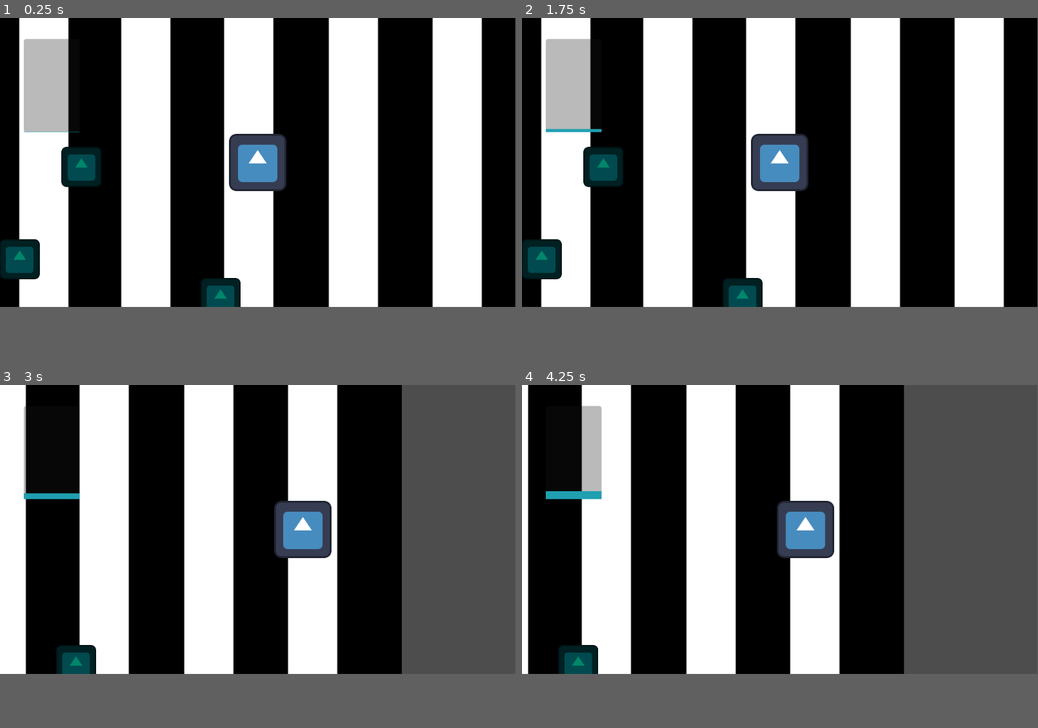
Above: before the commit, frames 1-4 (two rows, left to right).
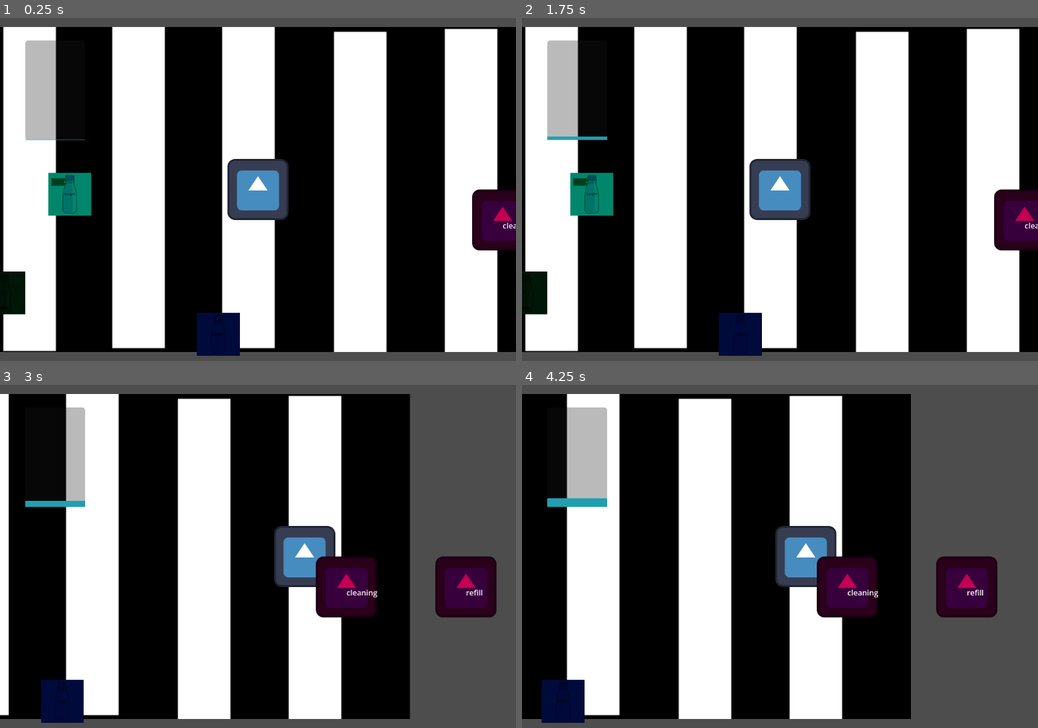
Above: after the commit, the same moments.

Repository: thisotherguyalso/KAILOG-Game
Game: Godot game, scene res://main.tscn
The game is run twice, just before and just after one commit, with the same random seed, the same clock (stepped at 60 frames per second) and the same inputs. The engine's default icon, where the game draws it, is replaced by a stand-in: a white triangle on a blue panel in a dark square.
Inputs (mouse positions are in pixels of both pictures, inside the frame that each line leads up to):
- Up to frame 1 (0.25 s): no input
- Up to frame 2 (1.75 s): tap Enter at 0.5 s; drag from (661, 278) to (604, 165) at 0.52 s; drag from (718, 278) to (604, 165) at 1.27 s
- Up to frame 3 (3 s): tap Space at 2 s; move the mouse to (258, 645) at 2.02 s; hold Right (ui_right) 2.03-2.75 s; hold Shift (sprint) 2.03-2.75 s; click (258, 645) at 2.17 s; drag from (314, 645) to (103, 484) at 2.77 s
- Up to frame 4 (4.25 s): drag from (898, 645) to (578, 662) at 3.52 s
In our replay, the window is 799x449 before the commit and 800x533 after it. These sizes can differ from the game's own. Grey fills any space a smaller window leaves; there, only what the larger window draws over its background counts as a difference.

The runs differ from the first frame. In frame 1, 34% of the frame differs, in the area x 0-100%, y 0-100%; in frame 2, 34%; in frame 3, 30%; in frame 4, 29%.

Commit message:
Added Stations and station logic

Diff:
--- a/kailog-demo/Items/item_container.gd
+++ b/kailog-demo/Items/item_container.gd
@@ -1,36 +1,89 @@
-class_name ItemContainer extends Item
+class_name ItemContainer
+extends Item
 
 enum ContainerState {
 	BOUGHT,
 	CLEAN,
 	DIRTY,
-	REFILLED
+	REFILLED,
 }
 
 ## The contents of the container. An empty string if nothing.
 @export var contents: String = ""
 ## The state of the container.
-@export var state: ContainerState = ContainerState.BOUGHT
-## The selling price when the container is clean
+@export var state: ContainerState = ContainerState.BOUGHT:
+	set(value):
+		state = value
+		_update_visuals()
+
 @export var sell_price_clean: float = 10.0
-## The selling price when the container is dirty
 @export var sell_price_dirty: float = 5.0
 
-## Returns the selling price of the container based on the state.
+## Per-state icons (shown in inventory). Falls back to base `icon` if not set.
+@export_group("State Visuals")
+@export var icon_bought: Texture2D
+@export var icon_clean: Texture2D
+@export var icon_dirty: Texture2D
+@export var icon_refilled: Texture2D
+
+## Per-state world sprites. Falls back to base `sprite` if not set.
+@export var sprite_bought: Texture2D
+@export var sprite_clean: Texture2D
+@export var sprite_dirty: Texture2D
+@export var sprite_refilled: Texture2D
+
+# ── Visuals ──────────────────────────────────────────────────────────────────
+
+func _update_visuals() -> void:
+	icon = get_icon_for_state(state)
+	sprite = get_sprite_for_state(state)
+
+
+func get_icon_for_state(s: ContainerState) -> Texture2D:
+	var tex: Texture2D = _state_icon(s)
+	return tex if tex else icon
+
+
+func get_sprite_for_state(s: ContainerState) -> Texture2D:
+	var tex: Texture2D = _state_sprite(s)
+	return tex if tex else sprite
+
+
+func _state_icon(s: ContainerState) -> Texture2D:
+	match s:
+		ContainerState.BOUGHT:   return icon_bought
+		ContainerState.CLEAN:    return icon_clean
+		ContainerState.DIRTY:    return icon_dirty
+		ContainerState.REFILLED: return icon_refilled
+	return null
+
+
+func _state_sprite(s: ContainerState) -> Texture2D:
+	match s:
+		ContainerState.BOUGHT:   return sprite_bought
+		ContainerState.CLEAN:    return sprite_clean
+		ContainerState.DIRTY:    return sprite_dirty
+		ContainerState.REFILLED: return sprite_refilled
+	return null
+
+
+# ── Price ────────────────────────────────────────────────────────────────────
+
 func get_sell_price() -> float:
 	match state:
 		ContainerState.CLEAN, ContainerState.BOUGHT, ContainerState.REFILLED:
 			return sell_price_clean
 		ContainerState.DIRTY:
 			return sell_price_dirty
-		_:
-			return 0.0
+	return 0.0
 
-## Changes the state of the container to clean.
+
+# ── State changes ────────────────────────────────────────────────────────────
+
 func clean() -> void:
 	state = ContainerState.CLEAN
 
-## Changes the contents of the container.
+
 func refill(new_contents: String) -> void:
 	if state == ContainerState.CLEAN:
 		contents = new_contents
--- a/kailog-demo/Items/pickup_item.gd
+++ b/kailog-demo/Items/pickup_item.gd
@@ -1,14 +1,24 @@
-extends Area2D
+class_name PickupItem extends Area2D
 
 @export var item: Item
 
 func _ready():
+	if item is ItemContainer:
+		item._update_visuals()
 	$Sprite2D.texture = item.sprite
+	_notify_nearby_stations()
 
-
-## TODO: Give the player the item resource
 ## TODO: Don't immediately give it. there should be a button that allows the player to chooose if theyre gonna get it or not
 func _on_body_entered(body: Player) -> void:
 	if body.inventory.add_item(item):
 		print("Trash Collected")
 		queue_free()
+
+func get_item() -> Item:
+	return item
+
+func _notify_nearby_stations() -> void:
+	await get_tree().physics_frame
+	for area in get_overlapping_areas():
+		if area is Station:
+			area.check_for_overlapping_pickups()
--- a/kailog-demo/Items/pickup_item.tscn
+++ b/kailog-demo/Items/pickup_item.tscn
@@ -2,14 +2,24 @@
 
 [ext_resource type="Script" uid="uid://i0psuntsaij7" path="res://Items/pickup_item.gd" id="1_2vssv"]
 [ext_resource type="Script" uid="uid://cq05cnjdmwdea" path="res://Items/item_container.gd" id="1_t2k4s"]
+[ext_resource type="Texture2D" uid="uid://cvlevy7h0pa3c" path="res://Sprite/Bottle/bottle_bought.png" id="2_mx0qn"]
 [ext_resource type="Texture2D" uid="uid://blpwy0wf60sa8" path="res://Sprite/icon.svg" id="3_eaqdd"]
+[ext_resource type="Texture2D" uid="uid://g15cojoxw1lh" path="res://Sprite/Bottle/bottle_clean.png" id="3_uvhwl"]
+[ext_resource type="Texture2D" uid="uid://dvb76mf62aqm2" path="res://Sprite/Bottle/bottle_dirty.png" id="4_sm0wa"]
+[ext_resource type="Texture2D" uid="uid://bs4cf82pu7qla" path="res://Sprite/Bottle/bottle_refilled.png" id="5_aqxjh"]
 
-[sub_resource type="Resource" id="Resource_ypqt7"]
+[sub_resource type="Resource" id="Resource_eaqdd"]
 script = ExtResource("1_t2k4s")
 contents = "Water"
+icon_bought = ExtResource("2_mx0qn")
+icon_clean = ExtResource("3_uvhwl")
+icon_dirty = ExtResource("4_sm0wa")
+icon_refilled = ExtResource("5_aqxjh")
+sprite_bought = ExtResource("2_mx0qn")
+sprite_clean = ExtResource("3_uvhwl")
+sprite_dirty = ExtResource("4_sm0wa")
+sprite_refilled = ExtResource("5_aqxjh")
 item_name = "Bottle"
-icon = ExtResource("3_eaqdd")
-sprite = ExtResource("3_eaqdd")
 metadata/_custom_type_script = "uid://cq05cnjdmwdea"
 
 [sub_resource type="CircleShape2D" id="CircleShape2D_t2k4s"]
@@ -17,9 +27,9 @@
 
 [node name="PickupItem" type="Area2D" unique_id=234542647]
 collision_layer = 4
-collision_mask = 2
+collision_mask = 10
 script = ExtResource("1_2vssv")
-item = SubResource("Resource_ypqt7")
+item = SubResource("Resource_eaqdd")
 
 [node name="CollisionShape2D" type="CollisionShape2D" parent="." unique_id=379439190]
 position = Vector2(2, -3)
--- a/kailog-demo/Player/flood.gd
+++ b/kailog-demo/Player/flood.gd
@@ -1,26 +1,26 @@
-class_name PlayerUI
 extends Control
 
-@onready var flood_bar: ProgressBar = $FloodBar
-@onready var inventory_grid: InventoryGrid = $InventoryGrid
+@onready var flood_bar: ProgressBar = $ProgressBar
 
-var player: Player
+# variables for the flood bar
+var flood: float = 0.0
+var max_flood: float = 100.0
+var flood_rate: float = 2.0
 
-func _ready():
-	player = owner
+func _ready() -> void:
+	update_flood_bar()
 
-## Called by InventoryGrid when a drag ends outside any slot.
-## Spawns the item as a pickup in the world.
-func handle_world_drop(item: Item, screen_pos: Vector2) -> void:
-	var world_pos := _screen_to_world(screen_pos)
-	_spawn_pickup(item, world_pos)
-	player.inventory.remove_item(item)
+func _process(delta: float) -> void:
+	if flood < max_flood:
+		flooding(delta)
 
-func _screen_to_world(screen_pos: Vector2) -> Vector2:
-	return player.get_canvas_transform().affine_inverse() * screen_pos
+# updates the flood bar
+func update_flood_bar() -> void:
+	flood_bar.value = flood
 
-func _spawn_pickup(item: Item, world_pos: Vector2) -> void:
-	var pickup := preload("res://Items/pickup_item.tscn").instantiate()
-	pickup.item = item
-	pickup.global_position = world_pos
-	player.get_parent().add_child(pickup)
+# increases the flood bar every second
+func flooding(delta) -> void:
+	flood += flood_rate * delta
+	flood = min(flood, max_flood)
+
+	update_flood_bar()
--- a/kailog-demo/Player/inventory_grid.gd
+++ b/kailog-demo/Player/inventory_grid.gd
@@ -92,7 +92,7 @@
 
 func _move_floating_icon(pos: Vector2) -> void:
 	if _drag and _drag.floating_icon:
-		_drag.floating_icon.global_position = pos - Vector2(128, 128)
+		_drag.floating_icon.global_position = pos - Vector2(64, 64)
 
 
 func _finish_drag(pos: Vector2) -> void:
--- /dev/null
+++ b/kailog-demo/Player/player_ui.gd
@@ -0,0 +1,30 @@
+class_name PlayerUI
+extends Control
+
+@onready var flood_bar: ProgressBar = $FloodBar
+@onready var inventory_grid: InventoryGrid = $InventoryGrid
+
+var player: Player
+
+
+func _ready():
+	player = owner
+
+
+## Called by InventoryGrid when a drag ends outside any slot.
+## Always spawns a pickup. Stations detect it via area overlap.
+func handle_world_drop(item: Item, screen_pos: Vector2) -> void:
+	var world_pos := _screen_to_world(screen_pos)
+	_spawn_pickup(item, world_pos)
+	player.inventory.remove_item(item)
+
+
+func _screen_to_world(screen_pos: Vector2) -> Vector2:
+	return player.get_canvas_transform().affine_inverse() * screen_pos
+
+
+func _spawn_pickup(item: Item, world_pos: Vector2) -> void:
+	var pickup := preload("res://Items/pickup_item.tscn").instantiate()
+	pickup.item = item
+	pickup.global_position = world_pos
+	player.get_parent().add_child(pickup)
--- a/kailog-demo/Player/player_ui.tscn
+++ b/kailog-demo/Player/player_ui.tscn
@@ -1,6 +1,6 @@
 [gd_scene format=3 uid="uid://brptlm60s6jo5"]
 
-[ext_resource type="Script" uid="uid://p7olyj7apuuu" path="res://Player/flood.gd" id="1_ohrjl"]
+[ext_resource type="Script" uid="uid://b4rsh1fhflpog" path="res://Player/player_ui.gd" id="1_m5vge"]
 [ext_resource type="Script" uid="uid://c5hn1x1ucwovq" path="res://Player/flood_bar.gd" id="2_6noqq"]
 [ext_resource type="Script" uid="uid://b0ou8di157j2c" path="res://Player/inventory_grid.gd" id="3_r1esw"]
 [ext_resource type="Script" uid="uid://cg0yng6eqd2mg" path="res://Player/inventory_slot.gd" id="4_m5vge"]
@@ -15,7 +15,7 @@
 anchor_bottom = 1.0
 grow_horizontal = 2
 grow_vertical = 2
-script = ExtResource("1_ohrjl")
+script = ExtResource("1_m5vge")
 
 [node name="FloodBar" type="ProgressBar" parent="." unique_id=1650831132]
 layout_mode = 0
--- /dev/null
+++ b/kailog-demo/Stations/cleaning_station.gd
@@ -0,0 +1,33 @@
+## Accepts dirty containers, cleans them after a delay, and spews them out.
+class_name CleaningStation
+extends Station
+
+@export var clean_duration: float = 3.0
+
+var _is_busy := false
+
+
+func can_receive(item: Item) -> bool:
+	if _is_busy:
+		return false
+	return item is ItemContainer and item.state == ItemContainer.ContainerState.DIRTY
+
+
+func receive_item(item: Item) -> void:
+	_is_busy = true
+	var container := item as ItemContainer
+
+	# TODO: play cleaning animation / particles.
+	await get_tree().create_timer(clean_duration).timeout
+
+	container.clean()
+	_spawn_pickup(container)
+	_is_busy = false
+	item_processed.emit(container)
+
+
+func _spawn_pickup(item: Item) -> void:
+	var pickup := preload("res://Items/pickup_item.tscn").instantiate()
+	pickup.item = item
+	pickup.global_position = global_position + Vector2(0, 40)
+	get_parent().add_child(pickup)
--- /dev/null
+++ b/kailog-demo/Stations/cleaning_station.tscn
@@ -0,0 +1,14 @@
+[gd_scene format=3 uid="uid://688p861i1tfi"]
+
+[ext_resource type="PackedScene" uid="uid://xtlr2ado4iyg" path="res://Stations/station.tscn" id="1_mqdyq"]
+[ext_resource type="Script" uid="uid://d4bht54jje4cf" path="res://Stations/cleaning_station.gd" id="2_ayto0"]
+
+[node name="CleaningStation" unique_id=1300298490 instance=ExtResource("1_mqdyq")]
+script = ExtResource("2_ayto0")
+clean_duration = 3.0
+
+[node name="Label" type="Label" parent="." index="2" unique_id=769079110]
+offset_right = 40.0
+offset_bottom = 23.0
+text = "cleaning
+"
--- /dev/null
+++ b/kailog-demo/Stations/refill_station.gd
@@ -0,0 +1,43 @@
+## Refills a clean container with this station's contents.
+class_name RefillStation
+extends Station
+
+@export var fill_contents: String = ""
+## Only accept containers whose item_name matches this. Leave empty for any.
+@export var required_container_name: String = ""
+@export var refill_duration: float = 2.0
+
+var _is_busy := false
+
+
+func can_receive(item: Item) -> bool:
+	if _is_busy:
+		return false
+	if not item is ItemContainer:
+		return false
+	var container := item as ItemContainer
+	if container.state != ItemContainer.ContainerState.CLEAN:
+		return false
+	if required_container_name != "" and container.item_name != required_container_name:
+		return false
+	return true
+
+
+func receive_item(item: Item) -> void:
+	_is_busy = true
+	var container := item as ItemContainer
+
+	# TODO: play filling animation.
+	await get_tree().create_timer(refill_duration).timeout
+
+	container.refill(fill_contents)
+	_spawn_pickup(container)
+	_is_busy = false
+	item_processed.emit(container)
+
+
+func _spawn_pickup(item: Item) -> void:
+	var pickup := preload("res://Items/pickup_item.tscn").instantiate()
+	pickup.item = item
+	pickup.global_position = global_position + Vector2(0, 40)
+	get_parent().add_child(pickup)
--- /dev/null
+++ b/kailog-demo/Stations/refill_station.tscn
@@ -0,0 +1,15 @@
+[gd_scene format=3 uid="uid://c2ojepxwqsf0i"]
+
+[ext_resource type="PackedScene" uid="uid://xtlr2ado4iyg" path="res://Stations/station.tscn" id="1_g7uyg"]
+[ext_resource type="Script" uid="uid://b0p6moybyptcp" path="res://Stations/refill_station.gd" id="2_wdgps"]
+
+[node name="RefillStation" unique_id=1300298490 instance=ExtResource("1_g7uyg")]
+script = ExtResource("2_wdgps")
+fill_contents = ""
+required_container_name = ""
+refill_duration = 2.0
+
+[node name="Label" type="Label" parent="." index="2" unique_id=1265903786]
+offset_right = 40.0
+offset_bottom = 23.0
+text = "refill"
--- /dev/null
+++ b/kailog-demo/Stations/shop_station.gd
@@ -0,0 +1,42 @@
+## Combined buy/sell station.
+## - Drop an item onto it → sells the item for money.
+## - Click/tap it → buys the configured item.
+class_name ShopStation
+extends Station
+
+@export var item_for_sale: Item
+@export var buy_price: float = 15.0
+
+
+# ── Selling (pickup lands on station) ────────────────────────────────────────
+
+func can_receive(item: Item) -> bool:
+	return _get_sell_price(item) > 0.0
+
+
+func receive_item(item: Item) -> void:
+	if _nearby_player == null:
+		return
+	var price := _get_sell_price(item)
+	_nearby_player.inventory.money += price
+	# TODO: show floating "+$X" feedback.
+
+
+# ── Buying (click) ───────────────────────────────────────────────────────────
+
+func interact(player: Player) -> void:
+	if item_for_sale == null:
+		return
+	if player.inventory.money < buy_price:
+		# TODO: show "not enough money" feedback.
+		return
+	if player.inventory.add_item(item_for_sale):
+		player.inventory.money -= buy_price
+
+
+# ── Helpers ──────────────────────────────────────────────────────────────────
+
+func _get_sell_price(item: Item) -> float:
+	if item is ItemContainer:
+		return item.get_sell_price()
+	return 0.0
--- /dev/null
+++ b/kailog-demo/Stations/shop_station.tscn
@@ -0,0 +1,14 @@
+[gd_scene format=3 uid="uid://b378nrs2qcsni"]
+
+[ext_resource type="PackedScene" uid="uid://xtlr2ado4iyg" path="res://Stations/station.tscn" id="1_d5fem"]
+[ext_resource type="Script" uid="uid://btxvkhako7h7j" path="res://Stations/shop_station.gd" id="2_bvvwf"]
+
+[node name="ShopStation" unique_id=1300298490 instance=ExtResource("1_d5fem")]
+script = ExtResource("2_bvvwf")
+item_for_sale = null
+buy_price = 15.0
+
+[node name="Label" type="Label" parent="." index="2" unique_id=953993225]
+offset_right = 40.0
+offset_bottom = 23.0
+text = "shop"
--- a/kailog-demo/Stations/station.gd
+++ b/kailog-demo/Stations/station.gd
@@ -1 +1,78 @@
-class_name Station extends Node
+## Base class for all interactable stations.
+##
+## Node structure:
+##   Station (Area2D)           ← this script (layer 4, mask 3)
+##     ├─ Sprite2D
+##     └─ CollisionShape2D
+##
+## PickupItem (Area2D) should be on layer 3 so stations detect it.
+## Stations detect pickups via area_entered. For pickups that spawn
+## already overlapping, PickupItem calls check_for_overlapping_pickups().
+class_name Station
+extends Area2D
+
+signal item_processed(item: Item)
+
+var _nearby_player: Player = null
+
+
+func _ready() -> void:
+	area_entered.connect(_on_area_entered)
+	body_entered.connect(_on_body_entered)
+	body_exited.connect(_on_body_exited)
+
+
+# ── Pickup detection ─────────────────────────────────────────────────────────
+
+## Fires when a pickup moves into the station after spawning elsewhere.
+func _on_area_entered(area: Area2D) -> void:
+	_try_consume(area)
+
+
+## Called by PickupItem for the spawn-on-top case.
+## Needs one physics frame for get_overlapping_areas() to populate.
+func check_for_overlapping_pickups() -> void:
+	await get_tree().physics_frame
+	for area in get_overlapping_areas():
+		if _try_consume(area):
+			return
+
+
+func _try_consume(area: Area2D) -> bool:
+	if not is_instance_valid(area):
+		return false
+	if not area.has_method("get_item"):
+		return false
+	var item: Item = area.get_item()
+	if item == null or not can_receive(item):
+		return false
+	area.queue_free()
+	receive_item(item)
+	return true
+
+
+# ── Virtual methods (override in subclasses) ─────────────────────────────────
+
+func can_receive(_item: Item) -> bool:
+	return false
+
+
+func receive_item(_item: Item) -> void:
+	pass
+
+
+## Called when the player clicks/taps the station without dragging.
+func interact(_player: Player) -> void:
+	pass
+
+
+# ── Player proximity ─────────────────────────────────────────────────────────
+
+func _on_body_entered(body: Node2D) -> void:
+	if body is Player:
+		_nearby_player = body
+
+
+func _on_body_exited(body: Node2D) -> void:
+	if body is Player and body == _nearby_player:
+		_nearby_player = null
--- /dev/null
+++ b/kailog-demo/Stations/station.tscn
@@ -0,0 +1,19 @@
+[gd_scene format=3 uid="uid://xtlr2ado4iyg"]
+
+[ext_resource type="Script" uid="uid://dn87ximbynkbs" path="res://Stations/station.gd" id="1_ajrjd"]
+[ext_resource type="Texture2D" uid="uid://blpwy0wf60sa8" path="res://Sprite/icon.svg" id="2_5jkxk"]
+
+[sub_resource type="RectangleShape2D" id="RectangleShape2D_ajrjd"]
+size = Vector2(128, 128)
+
+[node name="Station" type="Area2D" unique_id=1300298490]
+collision_layer = 8
+collision_mask = 4
+script = ExtResource("1_ajrjd")
+
+[node name="CollisionShape2D" type="CollisionShape2D" parent="." unique_id=1778666264]
+shape = SubResource("RectangleShape2D_ajrjd")
+
+[node name="Sprite2D" type="Sprite2D" parent="." unique_id=760885286]
+modulate = Color(0.77096444, 0, 0.31792608, 1)
+texture = ExtResource("2_5jkxk")
--- /dev/null
+++ b/kailog-demo/Stations/trash_station.gd
@@ -0,0 +1,12 @@
+## Destroys any item dropped onto it.
+class_name TrashStation
+extends Station
+
+
+func can_receive(_item: Item) -> bool:
+	return true
+
+
+func receive_item(_item: Item) -> void:
+	# TODO: play destruction particles / sound.
+	pass  # Pickup already freed by base class.
--- /dev/null
+++ b/kailog-demo/Stations/trash_station.tscn
@@ -0,0 +1,12 @@
+[gd_scene format=3 uid="uid://b8ckmdt8a8x60"]
+
+[ext_resource type="PackedScene" uid="uid://xtlr2ado4iyg" path="res://Stations/station.tscn" id="1_snipu"]
+[ext_resource type="Script" uid="uid://wqgq3ty3bsj" path="res://Stations/trash_station.gd" id="2_8s2b4"]
+
+[node name="TrashStation" unique_id=1300298490 instance=ExtResource("1_snipu")]
+script = ExtResource("2_8s2b4")
+
+[node name="Label" type="Label" parent="." index="2" unique_id=1136245917]
+offset_right = 40.0
+offset_bottom = 23.0
+text = "trash"
--- a/kailog-demo/main.tscn
+++ b/kailog-demo/main.tscn
@@ -3,6 +3,45 @@
 [ext_resource type="Texture2D" uid="uid://dxq8w1vkpbnox" path="res://Sprite/street.png" id="1_h2yge"]
 [ext_resource type="PackedScene" uid="uid://djbhktkxeugd" path="res://Player/player.tscn" id="3_lquwl"]
 [ext_resource type="PackedScene" uid="uid://brh0vntjhoxje" path="res://Items/pickup_item.tscn" id="4_1bvp3"]
+[ext_resource type="PackedScene" uid="uid://688p861i1tfi" path="res://Stations/cleaning_station.tscn" id="4_272bh"]
+[ext_resource type="Texture2D" uid="uid://cvlevy7h0pa3c" path="res://Sprite/Bottle/bottle_bought.png" id="4_dg77c"]
+[ext_resource type="Script" uid="uid://cq05cnjdmwdea" path="res://Items/item_container.gd" id="5_4c57u"]
+[ext_resource type="PackedScene" uid="uid://c2ojepxwqsf0i" path="res://Stations/refill_station.tscn" id="5_5vw27"]
+[ext_resource type="Texture2D" uid="uid://g15cojoxw1lh" path="res://Sprite/Bottle/bottle_clean.png" id="5_ycdy4"]
+[ext_resource type="PackedScene" uid="uid://b378nrs2qcsni" path="res://Stations/shop_station.tscn" id="6_kek77"]
+[ext_resource type="Texture2D" uid="uid://dvb76mf62aqm2" path="res://Sprite/Bottle/bottle_dirty.png" id="6_w48qg"]
+[ext_resource type="PackedScene" uid="uid://b8ckmdt8a8x60" path="res://Stations/trash_station.tscn" id="7_4c57u"]
+[ext_resource type="Texture2D" uid="uid://bs4cf82pu7qla" path="res://Sprite/Bottle/bottle_refilled.png" id="7_vivmo"]
+
+[sub_resource type="Resource" id="Resource_ycdy4"]
+script = ExtResource("5_4c57u")
+contents = "Water"
+state = 2
+icon_bought = ExtResource("4_dg77c")
+icon_clean = ExtResource("5_ycdy4")
+icon_dirty = ExtResource("6_w48qg")
+icon_refilled = ExtResource("7_vivmo")
+sprite_bought = ExtResource("4_dg77c")
+sprite_clean = ExtResource("5_ycdy4")
+sprite_dirty = ExtResource("6_w48qg")
+sprite_refilled = ExtResource("7_vivmo")
+item_name = "Bottle"
+metadata/_custom_type_script = "uid://cq05cnjdmwdea"
+
+[sub_resource type="Resource" id="Resource_dg77c"]
+script = ExtResource("5_4c57u")
+contents = "Water"
+state = 1
+icon_bought = ExtResource("4_dg77c")
+icon_clean = ExtResource("5_ycdy4")
+icon_dirty = ExtResource("6_w48qg")
+icon_refilled = ExtResource("7_vivmo")
+sprite_bought = ExtResource("4_dg77c")
+sprite_clean = ExtResource("5_ycdy4")
+sprite_dirty = ExtResource("6_w48qg")
+sprite_refilled = ExtResource("7_vivmo")
+item_name = "Bottle"
+metadata/_custom_type_script = "uid://cq05cnjdmwdea"
 
 [node name="Main" type="Node2D" unique_id=1783095803]
 
@@ -16,7 +55,23 @@
 position = Vector2(-394, 10)
 
 [node name="ItemContainer2" parent="." unique_id=162863624 instance=ExtResource("4_1bvp3")]
+modulate = Color(0.3426953, 0.16039622, 0.056640334, 1)
 position = Vector2(-532, 217)
+item = SubResource("Resource_ycdy4")
 
 [node name="ItemContainer3" parent="." unique_id=1560730913 instance=ExtResource("4_1bvp3")]
+modulate = Color(0.51422155, 0.07976628, 0.55103964, 1)
 position = Vector2(-83, 304)
+item = SubResource("Resource_dg77c")
+
+[node name="CleaningStation" parent="." unique_id=1300298490 instance=ExtResource("4_272bh")]
+position = Vector2(512, 64)
+
+[node name="RefillStation" parent="." unique_id=39202334 instance=ExtResource("5_5vw27")]
+position = Vector2(762, 64)
+
+[node name="ShopStation" parent="." unique_id=1971240148 instance=ExtResource("6_kek77")]
+position = Vector2(1022, 64)
+
+[node name="TrashStation" parent="." unique_id=681390836 instance=ExtResource("7_4c57u")]
+position = Vector2(1283, 64)
--- a/kailog-demo/project.godot
+++ b/kailog-demo/project.godot
@@ -18,6 +18,11 @@
 run/main_scene="uid://delt2n6e6qijq"
 config/features=PackedStringArray("4.6", "Forward Plus")
 config/icon="res://Sprite/icon.svg"
+
+[display]
+
+window/size/viewport_width=1080
+window/size/viewport_height=720
 
 [input]
 
@@ -64,3 +69,4 @@
 2d_physics/layer_1="world"
 2d_physics/layer_2="player"
 2d_physics/layer_3="pickup_items"
+2d_physics/layer_4="stations"
Not shown, added: kailog-demo/Player/player_ui.gd.uid
Binary file added: kailog-demo/Sprite/Bottle/bottle_bought.png
Not shown, added: kailog-demo/Sprite/Bottle/bottle_bought.png.import
Binary file added: kailog-demo/Sprite/Bottle/bottle_clean.png
Not shown, added: kailog-demo/Sprite/Bottle/bottle_clean.png.import
Binary file added: kailog-demo/Sprite/Bottle/bottle_dirty.png
Not shown, added: kailog-demo/Sprite/Bottle/bottle_dirty.png.import
Binary file added: kailog-demo/Sprite/Bottle/bottle_refilled.png
Not shown, added: kailog-demo/Sprite/Bottle/bottle_refilled.png.import
Binary file added: kailog-demo/Sprite/bottle.png
Not shown, added: kailog-demo/Sprite/bottle.png.import
Binary file added: kailog-demo/Sprite/bottle2.png
(and 5 more such lines)
